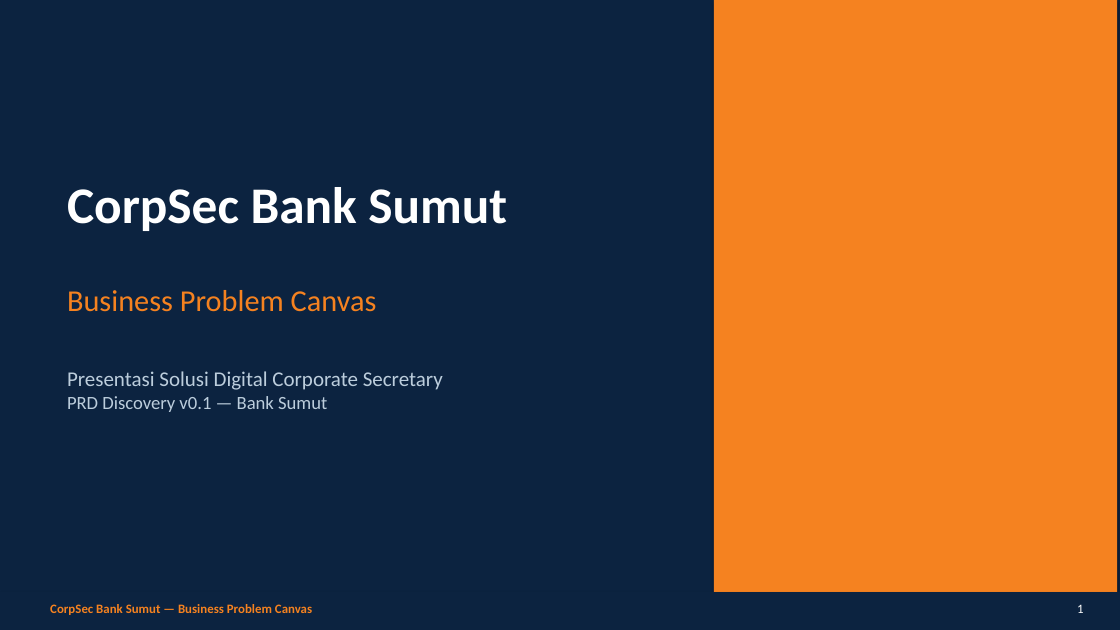
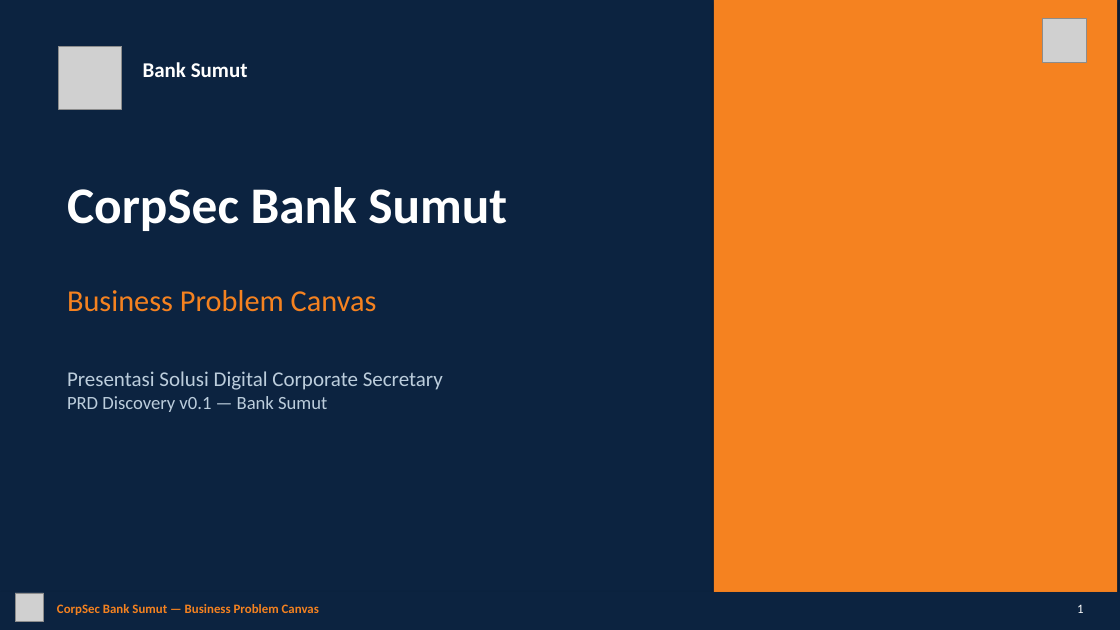
Before and after one commit to kelompok8ai/repo-day1-a, a slide deck: slide 1 of CorpSec-Bank-Sumut-Presentasi.pptx. Drawn at 1120x630 pixels with LibreOffice and Linux fonts; fonts in the diff are those of the drawing; grey boxes stand for pictures. Boxes give left, top, right and bottom in pixels: in the first picture for what was removed or moved away, otherwise in the second. Text is boxed around its words. In the diff, an @@ line names an element or a change of style, - is before the commit and + after.

```diff
--- a/CorpSec-Bank-Sumut-Presentasi.pptx
+++ b/CorpSec-Bank-Sumut-Presentasi.pptx
@@ picture added at [1043, 18, 1086, 62] @@
@@ picture added at [59, 46, 122, 109] @@
@@ text added at [143, 62, 248, 77], 18 pt, text #FFFFFF, bold @@
+Bank Sumut
@@ picture added at [15, 593, 44, 622] @@
@@ text "CorpSec Bank Sumut — Business ...": place and size @@
-text "CorpSec Bank Sumut — Business ..." at [50, 604, 312, 615]
+text "CorpSec Bank Sumut — Business ..." at [57, 604, 319, 615]
```
Also in this commit, not shown: 13 other slides changed, 3 other files.
